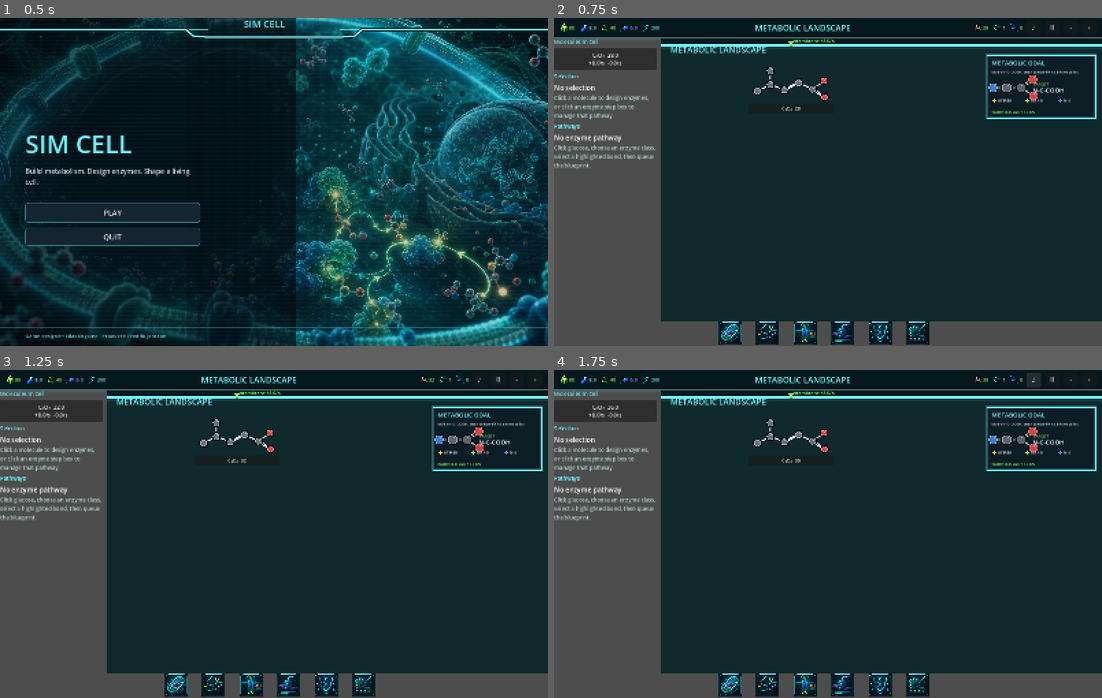
Above: before the commit, frames 1-4 (two rows, left to right).
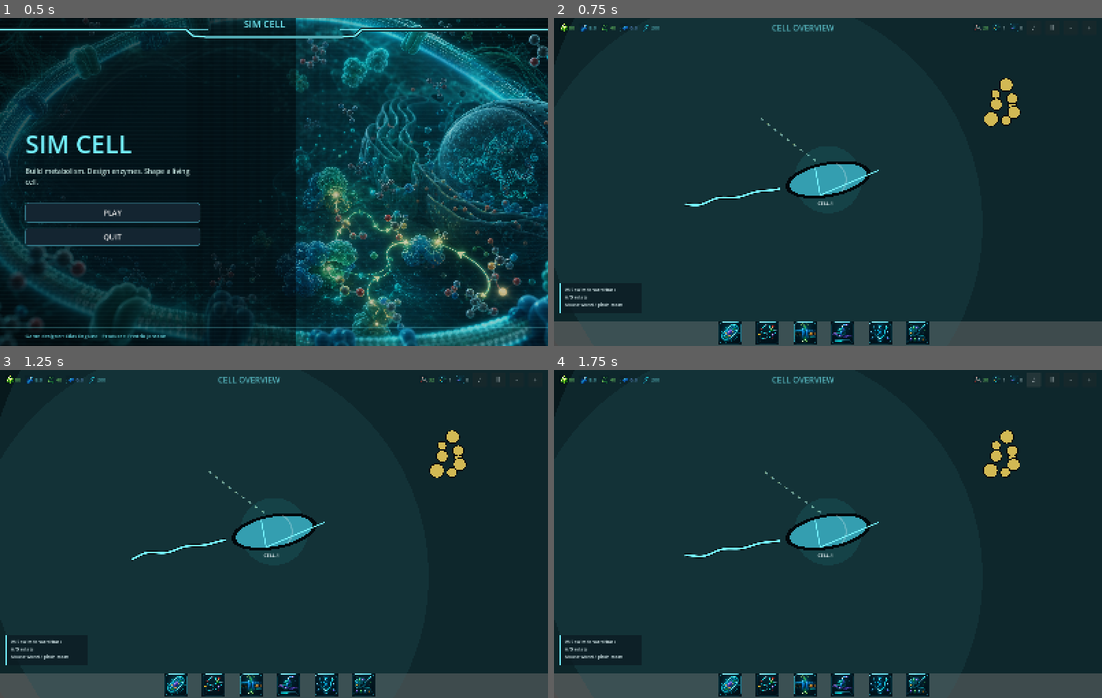
Above: after the commit, the same moments.

Repository: EliasEnglund/SimCell
Game: Godot game, scene res://scenes/main.tscn
The game is run twice, just before and just after one commit, with the same random seed, the same clock (stepped at 60 frames per second) and the same inputs.
Inputs:
- Up to frame 1 (0.5 s): no input
- Up to frame 2 (0.75 s): click "PLAY" at 0.5 s
- Up to frame 3 (1.25 s): no input
- Up to frame 4 (1.75 s): click "♪" at 1.25 s

Frame 1 is identical in both runs. In frame 2, 25% of the frame differs, in the area x 0-100%, y 0-93%; in frame 3, 25%; in frame 4, 25%.

Commit message:
Add controllable cell swim view

Diff:
--- a/scripts/ui/cell_view.gd
+++ b/scripts/ui/cell_view.gd
@@ -2,53 +2,219 @@
 class_name CellView
 
 var simulation
-var _pulse := 0.0
+
+const BASE_CELL_RADIUS := 170.0
+const WORLD_BOUNDS := Rect2(Vector2(-2600.0, -2100.0), Vector2(5200.0, 4200.0))
+
+var cell_position := Vector2.ZERO
+var cell_angle := -0.18
+var camera_position := Vector2.ZERO
+var zoom := 1.0
+var _elapsed := 0.0
+var _swim_power := 0.0
+var _environment: Array[Dictionary] = []
+var _particles: Array[Dictionary] = []
+
+func _ready() -> void:
+	mouse_filter = Control.MOUSE_FILTER_STOP
+	_build_environment()
+	_build_particles()
 
 func _process(delta: float) -> void:
-	_pulse += delta
+	_elapsed += delta
+	_update_cell(delta)
+	camera_position = camera_position.lerp(cell_position, clampf(delta * 5.5, 0.0, 1.0))
 	queue_redraw()
 
+func _gui_input(event: InputEvent) -> void:
+	if event is InputEventMagnifyGesture:
+		_zoom_at(event.factor)
+	elif event is InputEventMouseButton and event.pressed:
+		if event.button_index == MOUSE_BUTTON_WHEEL_UP:
+			_zoom_at(1.09)
+		elif event.button_index == MOUSE_BUTTON_WHEEL_DOWN:
+			_zoom_at(1.0 / 1.09)
+
+func _update_cell(delta: float) -> void:
+	var turn := 0.0
+	if Input.is_key_pressed(KEY_A):
+		turn -= 1.0
+	if Input.is_key_pressed(KEY_D):
+		turn += 1.0
+	var throttle := 0.0
+	if Input.is_key_pressed(KEY_W):
+		throttle += 1.0
+	if Input.is_key_pressed(KEY_S):
+		throttle -= 0.45
+	cell_angle += turn * delta * 2.2
+	var forward := Vector2.RIGHT.rotated(cell_angle)
+	var speed := 285.0 if throttle > 0.0 else 135.0
+	cell_position += forward * throttle * speed * delta
+	cell_position.x = clampf(cell_position.x, WORLD_BOUNDS.position.x, WORLD_BOUNDS.end.x)
+	cell_position.y = clampf(cell_position.y, WORLD_BOUNDS.position.y, WORLD_BOUNDS.end.y)
+	_swim_power = lerpf(_swim_power, clampf(absf(throttle) + absf(turn) * 0.7, 0.0, 1.0), clampf(delta * 6.0, 0.0, 1.0))
+
+func _zoom_at(factor: float) -> void:
+	var min_screen_radius := minf(size.x, size.y) * 0.05
+	var max_screen_radius := minf(size.x, size.y) * 0.50
+	var min_zoom := min_screen_radius / BASE_CELL_RADIUS
+	var max_zoom := max_screen_radius / BASE_CELL_RADIUS
+	zoom = clampf(zoom * factor, min_zoom, max_zoom)
+	queue_redraw()
+
 func _draw() -> void:
-	draw_rect(Rect2(Vector2.ZERO, size), Color("10292d"))
+	draw_rect(Rect2(Vector2.ZERO, size), Color("07181c"), true)
+	_draw_medium()
+	_draw_environment()
+	_draw_cell()
+	_draw_controls_hint()
+
+func _draw_medium() -> void:
 	var center := size * 0.5
-	var molecule_count := 0.0
-	if simulation != null:
-		for id in simulation.molecule_amounts.keys():
-			molecule_count += float(simulation.molecule_amounts[id])
-	var radius := minf(size.x, size.y) * (0.22 + clampf(molecule_count / 1200.0, 0.0, 0.08))
-	_draw_cell(center, radius)
-	_draw_particles(center, radius)
-
-func _draw_cell(center: Vector2, radius: float) -> void:
-	var rx := radius * 1.45
-	var ry := radius * 0.86
-	_draw_filled_ellipse(center, Vector2(rx, ry), Color(0.12, 0.34, 0.38, 0.58))
-	for ring in 3:
-		_draw_ellipse_outline(center, Vector2(rx + ring * 7.0, ry + ring * 5.0), Color("76f4ff").darkened(ring * 0.18), 2.0)
-	for i in 18:
-		var angle := float(i) / 18.0 * TAU + sin(_pulse * 0.6) * 0.05
-		var p := center + Vector2(cos(angle) * rx, sin(angle) * ry)
-		draw_circle(p, 4.0, Color("9de6e1"))
-	draw_circle(center + Vector2(rx * 0.22, -ry * 0.08), ry * 0.24, Color(0.65, 0.75, 0.78, 0.18))
-
-func _draw_particles(center: Vector2, radius: float) -> void:
-	for i in 80:
-		var phase := _pulse * (0.35 + fposmod(i, 7) * 0.02) + i * 1.9
-		var p := center + Vector2(cos(phase) * radius * fposmod(i * 0.17, 1.1), sin(phase * 1.34) * radius * fposmod(i * 0.13, 0.72))
-		var color := Color("8ff0a4") if i % 4 != 0 else Color("e95058")
-		draw_circle(p, 2.5 + fposmod(i, 3), Color(color.r, color.g, color.b, 0.62))
-
-func _draw_filled_ellipse(center: Vector2, radii: Vector2, color: Color) -> void:
-	var points: PackedVector2Array = []
-	for i in 128:
-		var angle := float(i) / 128.0 * TAU
-		points.append(center + Vector2(cos(angle) * radii.x, sin(angle) * radii.y))
-	draw_colored_polygon(points, color)
-
-func _draw_ellipse_outline(center: Vector2, radii: Vector2, color: Color, width: float) -> void:
-	var previous := center + Vector2(radii.x, 0)
-	for i in range(1, 129):
-		var angle := float(i) / 128.0 * TAU
-		var next := center + Vector2(cos(angle) * radii.x, sin(angle) * radii.y)
-		draw_line(previous, next, color, width, true)
-		previous = next
+	draw_circle(center + Vector2(80, -40), maxf(size.x, size.y) * 0.58, Color(0.12, 0.28, 0.31, 0.32))
+	draw_circle(center + Vector2(-220, 130), maxf(size.x, size.y) * 0.42, Color(0.18, 0.42, 0.44, 0.16))
+	for particle in _particles:
+		var base: Vector2 = particle.get("pos", Vector2.ZERO)
+		var speed := float(particle.get("speed", 1.0))
+		var phase := float(particle.get("phase", 0.0))
+		var drift_amount := float(particle.get("drift", 12.0))
+		var drift := Vector2(sin(_elapsed * speed + phase), cos(_elapsed * speed * 0.7 + phase)) * drift_amount
+		var screen: Vector2 = _world_to_screen(base + drift)
+		if not Rect2(Vector2(-40, -40), size + Vector2(80, 80)).has_point(screen):
+			continue
+		var radius := float(particle.get("radius", 2.0)) * zoom
+		var color: Color = particle.get("color", Color("8fcfd3"))
+		draw_circle(screen, maxf(0.8, radius), Color(color.r, color.g, color.b, 0.20))
+
+func _draw_environment() -> void:
+	for item in _environment:
+		var pos: Vector2 = _world_to_screen(item.get("pos", Vector2.ZERO))
+		var margin := 220.0 * zoom
+		if not Rect2(Vector2(-margin, -margin), size + Vector2(margin * 2.0, margin * 2.0)).has_point(pos):
+			continue
+		match str(item.get("type", "")):
+			"bacteria":
+				_draw_bacterium(pos, float(item.get("angle", 0.0)), float(item.get("scale", 1.0)), item.get("color", Color("8ea6a1")))
+			"hostile":
+				_draw_bacterium(pos, float(item.get("angle", 0.0)), float(item.get("scale", 1.0)), Color("e95058"))
+			"sugar":
+				_draw_deposit(pos, float(item.get("scale", 1.0)), Color("ffe064"), 8)
+			"sulfur":
+				_draw_crystals(pos, float(item.get("scale", 1.0)), Color("d8ed67"))
+			"nitrogen":
+				_draw_deposit(pos, float(item.get("scale", 1.0)), Color("56a8ff"), 5)
+			"virus":
+				_draw_virus(pos, float(item.get("scale", 1.0)))
+
+func _draw_cell() -> void:
+	var pos := _world_to_screen(cell_position)
+	var radius := BASE_CELL_RADIUS * zoom
+	var forward := Vector2.RIGHT.rotated(cell_angle)
+	var back := -forward
+	var normal := Vector2(-forward.y, forward.x)
+	_draw_flagellum(pos + back * radius * 0.84, back, normal, radius)
+	draw_circle(pos, radius * 0.58, Color(0.15, 1.0, 1.0, 0.08))
+	_draw_bacterium(pos, cell_angle, zoom * 1.08, Color("48d9f0"), true)
+	var triangle := PackedVector2Array([
+		pos + forward * radius * 0.88,
+		pos + back * radius * 0.18 + normal * radius * 0.24,
+		pos + back * radius * 0.18 - normal * radius * 0.24
+	])
+	draw_polyline(triangle, Color("76f4ff"), 2.2, true)
+
+func _draw_flagellum(anchor: Vector2, dir: Vector2, normal: Vector2, radius: float) -> void:
+	var points := PackedVector2Array()
+	var anim := _elapsed * (7.0 + _swim_power * 8.0)
+	for i in 36:
+		var t := float(i) / 35.0
+		var wave := sin(t * TAU * 2.4 + anim) * radius * 0.12 * (0.25 + t) * (0.25 + _swim_power)
+		points.append(anchor + dir * radius * 1.65 * t + normal * wave)
+	draw_polyline(points, Color(0.0, 0.0, 0.0, 0.75), maxf(2.0, radius * 0.055), true)
+	draw_polyline(points, Color("76f4ff"), maxf(1.0, radius * 0.028), true)
+
+func _draw_bacterium(pos: Vector2, angle: float, scale_value: float, color: Color, player := false) -> void:
+	var rx := 90.0 * scale_value * zoom
+	var ry := 34.0 * scale_value * zoom
+	if player:
+		rx = BASE_CELL_RADIUS * 0.74 * zoom
+		ry = BASE_CELL_RADIUS * 0.30 * zoom
+	var points := PackedVector2Array()
+	for i in 72:
+		var a := float(i) / 72.0 * TAU
+		points.append(pos + Vector2(cos(a) * rx, sin(a) * ry).rotated(angle))
+	draw_colored_polygon(points, Color("02070b"))
+	var inner := PackedVector2Array()
+	for i in 72:
+		var a := float(i) / 72.0 * TAU
+		inner.append(pos + Vector2(cos(a) * rx * 0.90, sin(a) * ry * 0.84).rotated(angle))
+	draw_colored_polygon(inner, Color(color.r, color.g, color.b, 0.72))
+	draw_arc(pos, maxf(rx, ry) * 0.42, angle - 0.9, angle + 0.9, 18, Color(1, 1, 1, 0.24), maxf(1.0, 3.0 * zoom), true)
+	if player:
+		draw_string(ThemeDB.fallback_font, pos + Vector2(-30.0, ry + 24.0), "CELL-1", HORIZONTAL_ALIGNMENT_LEFT, -1, maxf(10.0, 14.0 * zoom), Color("f4fbff"))
+
+func _draw_deposit(pos: Vector2, scale_value: float, color: Color, count: int) -> void:
+	for i in count:
+		var angle := float(i) / float(count) * TAU + _elapsed * 0.04
+		var offset := Vector2(cos(angle), sin(angle)) * (14.0 + fposmod(i * 11.0, 36.0)) * zoom * scale_value
+		var r := (8.0 + fposmod(i * 5.0, 8.0)) * zoom * scale_value
+		draw_circle(pos + offset, r + 3.0 * zoom, Color("02070b"))
+		draw_circle(pos + offset, r, Color(color.r, color.g, color.b, 0.82))
+
+func _draw_crystals(pos: Vector2, scale_value: float, color: Color) -> void:
+	for i in 7:
+		var angle := float(i) * 0.9
+		var center := pos + Vector2(cos(angle), sin(angle)) * (24.0 + i * 3.0) * zoom * scale_value
+		var r := (18.0 + fposmod(i * 7.0, 14.0)) * zoom * scale_value
+		var poly := PackedVector2Array()
+		for p in 6:
+			var a := float(p) / 6.0 * TAU + angle
+			poly.append(center + Vector2(cos(a), sin(a)) * r)
+		draw_colored_polygon(poly, Color("02070b"))
+		draw_colored_polygon(poly, Color(color.r, color.g, color.b, 0.72))
+
+func _draw_virus(pos: Vector2, scale_value: float) -> void:
+	var r := 16.0 * zoom * scale_value
+	for i in 8:
+		var dir := Vector2.RIGHT.rotated(float(i) / 8.0 * TAU)
+		draw_line(pos + dir * r * 0.6, pos + dir * r * 1.35, Color("93a9ad"), maxf(1.0, 2.0 * zoom), true)
+	draw_circle(pos, r + 3.0 * zoom, Color("02070b"))
+	draw_circle(pos, r, Color(0.46, 0.60, 0.62, 0.65))
+
+func _draw_controls_hint() -> void:
+	var panel := Rect2(Vector2(18, size.y - 112), Vector2(238, 88))
+	draw_rect(panel, Color(0.04, 0.10, 0.13, 0.72), true)
+	draw_rect(panel, Color("76f4ff"), false, 1.2)
+	draw_string(ThemeDB.fallback_font, panel.position + Vector2(14, 24), "W/S swim forward/back", HORIZONTAL_ALIGNMENT_LEFT, -1, 13, Color("dbeff2"))
+	draw_string(ThemeDB.fallback_font, panel.position + Vector2(14, 46), "A/D rotate", HORIZONTAL_ALIGNMENT_LEFT, -1, 13, Color("dbeff2"))
+	draw_string(ThemeDB.fallback_font, panel.position + Vector2(14, 68), "Mouse wheel / pinch zoom", HORIZONTAL_ALIGNMENT_LEFT, -1, 13, Color("dbeff2"))
+
+func _world_to_screen(world: Vector2) -> Vector2:
+	return (world - camera_position) * zoom + size * 0.5
+
+func _build_environment() -> void:
+	_environment = [
+		{"type": "sugar", "pos": Vector2(520, -220), "scale": 1.3},
+		{"type": "sulfur", "pos": Vector2(980, 420), "scale": 1.2},
+		{"type": "nitrogen", "pos": Vector2(-840, 680), "scale": 1.1},
+		{"type": "bacteria", "pos": Vector2(-720, -520), "angle": 0.4, "scale": 0.80, "color": Color("97b4aa")},
+		{"type": "bacteria", "pos": Vector2(1260, -620), "angle": -0.2, "scale": 0.95, "color": Color("92aaa2")},
+		{"type": "hostile", "pos": Vector2(-1180, 160), "angle": -0.6, "scale": 0.72},
+		{"type": "hostile", "pos": Vector2(380, 760), "angle": 0.8, "scale": 0.62},
+		{"type": "virus", "pos": Vector2(840, -860), "scale": 0.9},
+		{"type": "virus", "pos": Vector2(-1480, -820), "scale": 0.75},
+		{"type": "virus", "pos": Vector2(1540, 760), "scale": 0.85}
+	]
+
+func _build_particles() -> void:
+	_particles = []
+	for i in 220:
+		var seed := float(abs(("particle:%d" % i).hash() % 10000)) / 10000.0
+		var seed_b := float(abs(("particle-b:%d" % i).hash() % 10000)) / 10000.0
+		_particles.append({
+			"pos": Vector2(lerpf(WORLD_BOUNDS.position.x, WORLD_BOUNDS.end.x, seed), lerpf(WORLD_BOUNDS.position.y, WORLD_BOUNDS.end.y, seed_b)),
+			"phase": seed * TAU * 4.0,
+			"speed": 0.25 + seed_b * 0.6,
+			"drift": 10.0 + seed * 34.0,
+			"radius": 1.2 + seed_b * 3.2,
+			"color": Color("8fcfd3") if i % 5 != 0 else Color("d8ed67")
+		})
--- a/scripts/ui/main.gd
+++ b/scripts/ui/main.gd
@@ -127,7 +127,7 @@
 	play.pressed.connect(func():
 		title_root.queue_free()
 		_build_shell()
-		_show_view("metabolism")
+		_show_view("cell")
 	)
 	menu.add_child(play)
 	var quit := Button.new()
